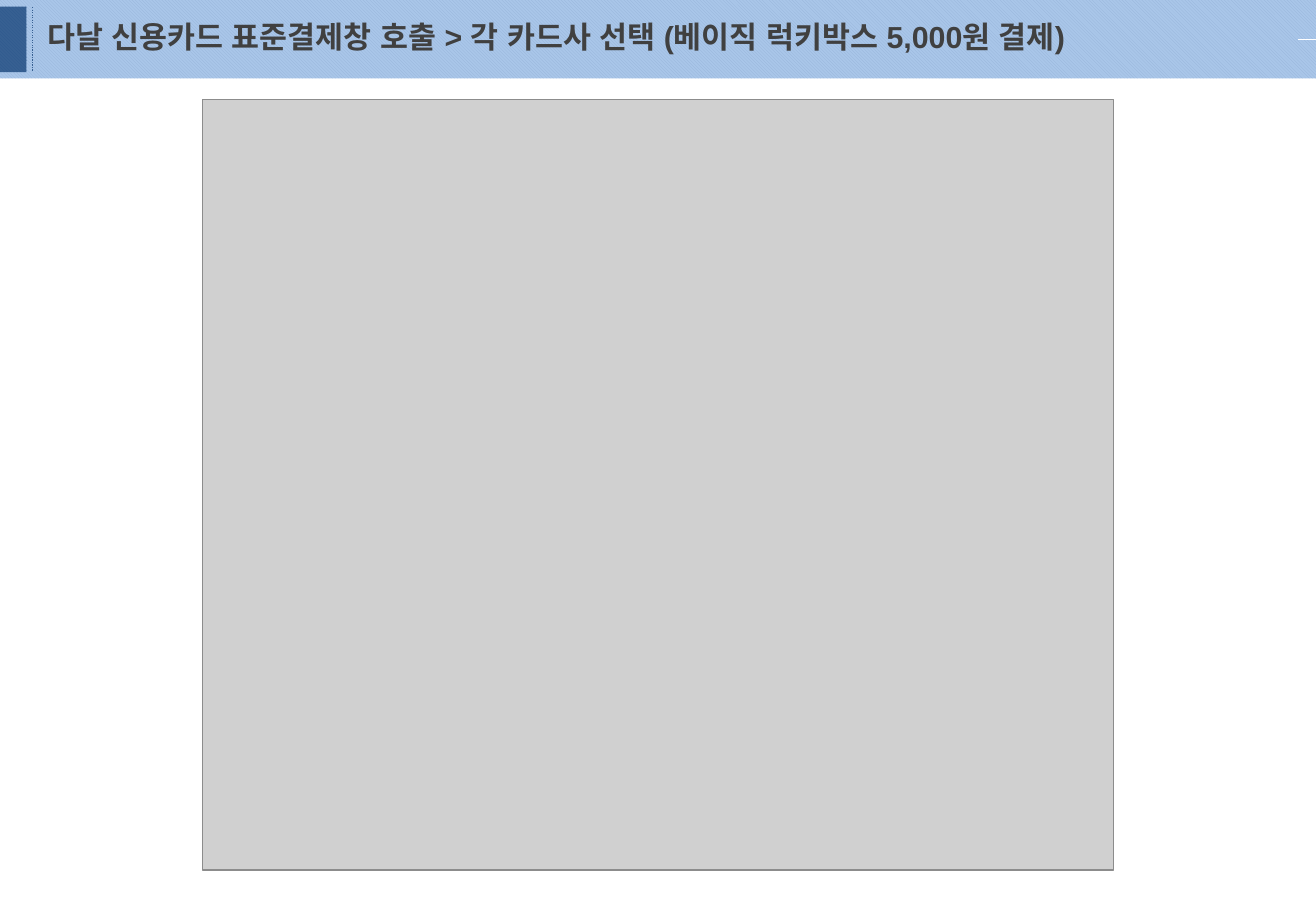
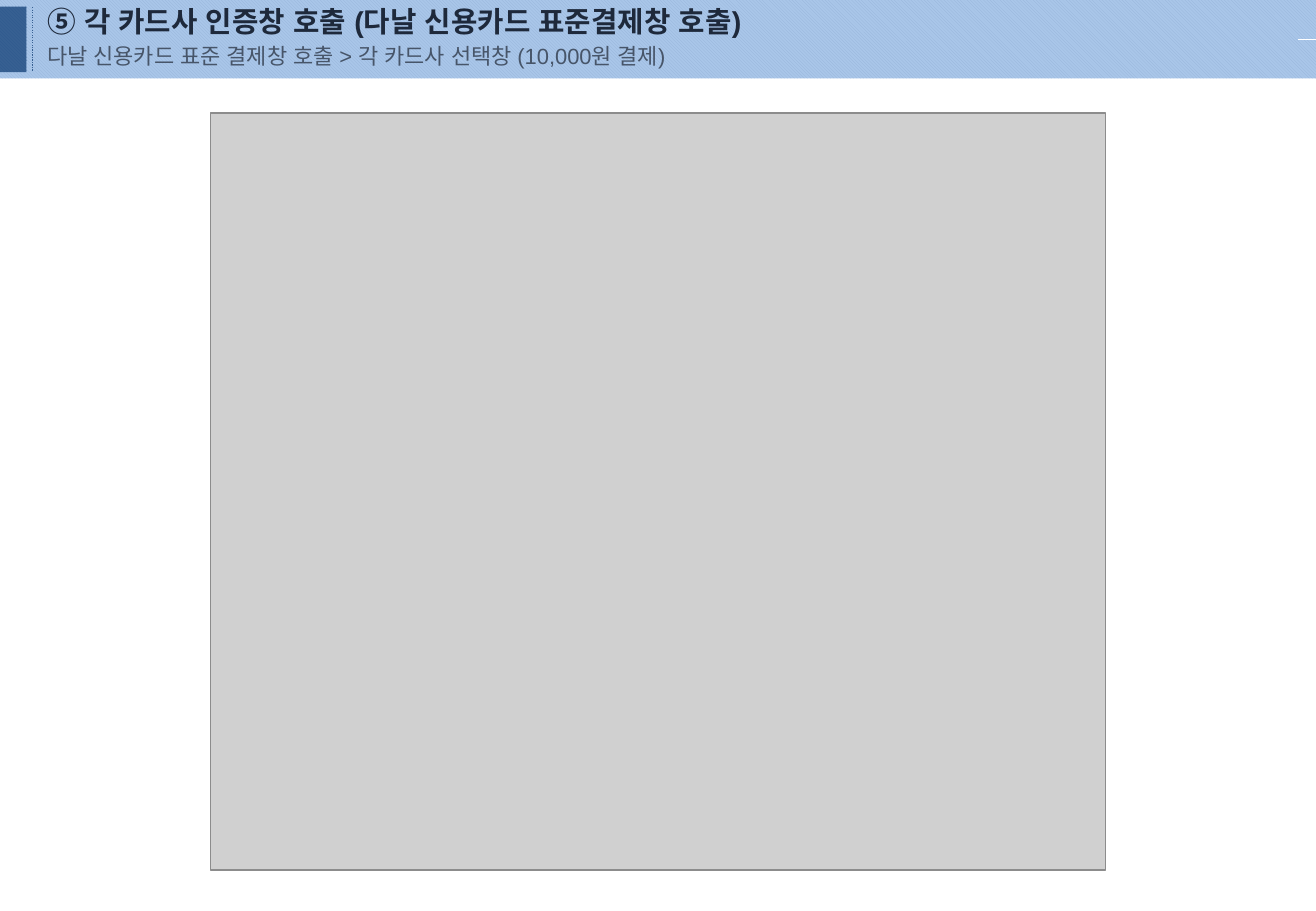
Before and after one commit to majicboy56575-dotcom/LuckyPick, a slide deck: slide 6 of 신용카드 검수요청서(럭키픽).pptx. Drawn at 1316x911 pixels with LibreOffice and Linux fonts; fonts in the diff are those of the drawing; grey boxes stand for pictures. Boxes give left, top, right and bottom in pixels: in the first picture for what was removed or moved away, otherwise in the second. Text is boxed around its words. In the diff, an @@ line names an element or a change of style, - is before the commit and + after.

```diff
--- a/신용카드 검수요청서(럭키픽).pptx
+++ b/신용카드 검수요청서(럭키픽).pptx
@@ text at (x1=47, y1=7, x2=742, y2=69): text changed; size 18 to 13 pt; text colour #404040 to #475569; bold off @@
-다날 신용카드 표준결제창 호출 > 각 카드사 선택 (베이직 럭키박스 5,000원 결제)
+⑤ 각 카드사 인증창 호출 (다날 신용카드 표준결제창 호출)
+다날 신용카드 표준 결제창 호출 > 각 카드사 선택창 (10,000원 결제)
@@ picture resized from (x1=203, y1=100, x2=1114, y2=870) to (x1=210, y1=113, x2=1106, y2=870) @@
```
Also in this commit, not shown: 6 other slides changed, 4 slides added, 1 slide removed, 8 other files.
